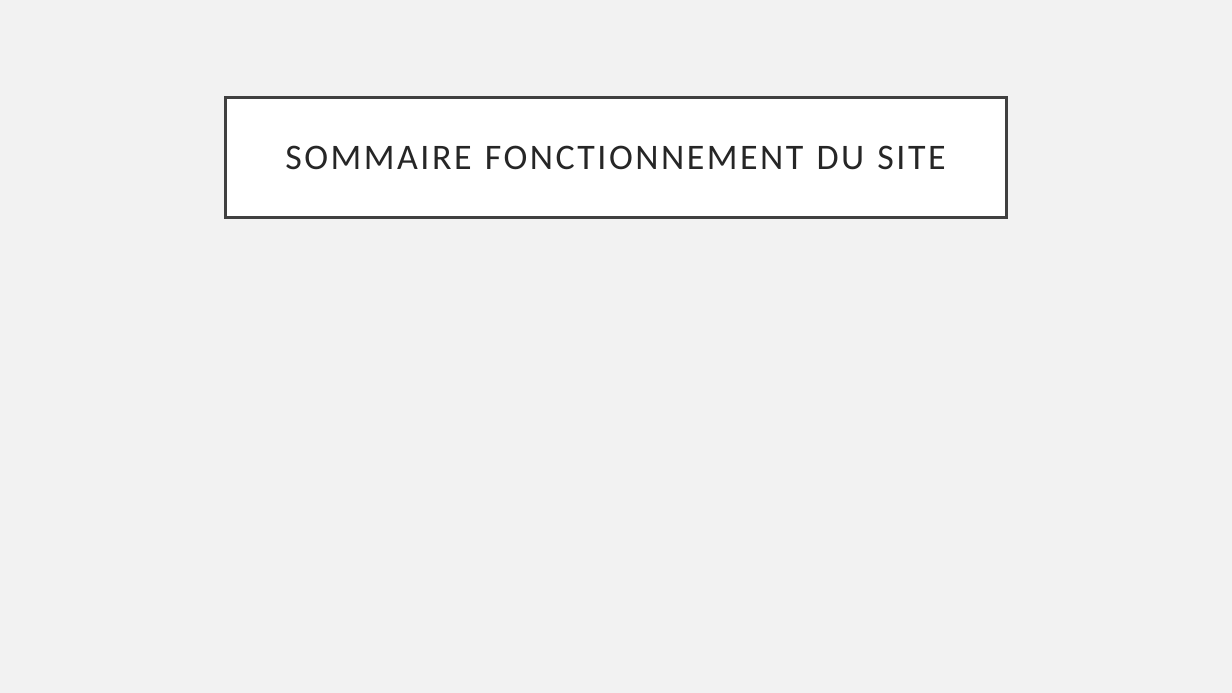
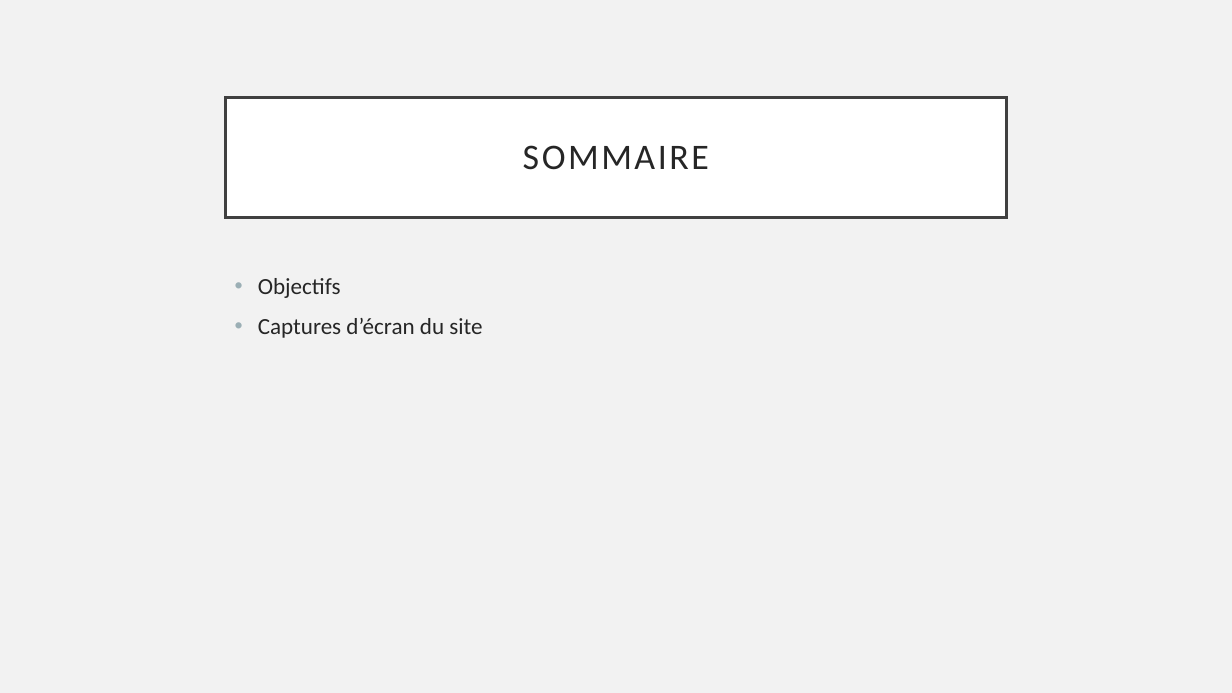
Before and after one commit to JeremyGfeller/Pre-TPi, a slide deck: slide 4 of Documentation/Présentation.pptx (slide 8 before the commit). Drawn at 1232x693 pixels with LibreOffice and Linux fonts; fonts in the diff are those of the drawing. Boxes give left, top, right and bottom in pixels: in the first picture for what was removed or moved away, otherwise in the second. Text is boxed around its words. In the diff, an @@ line names an element or a change of style, - is before the commit and + after.

```diff
--- a/Documentation/Présentation.pptx
+++ b/Documentation/Présentation.pptx
@@ title at (x1=523, y1=145, x2=709, y2=170): text changed @@
-SOMMAIRE FONCTIONNEMENT DU SITE
+SOMMAIRE
@@ text added at (x1=258, y1=278, x2=482, y2=338), 18 pt, text #262626 @@
+• Objectifs
+• Captures d’écran du site
```
Also in this commit, not shown: 1 other slide changed, 5 slides added, 4 slides removed.
